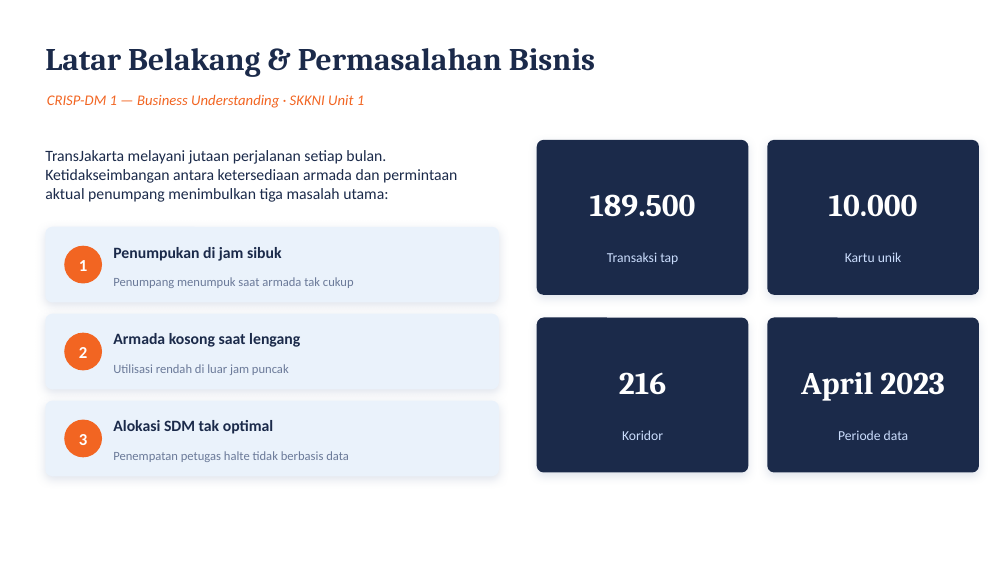
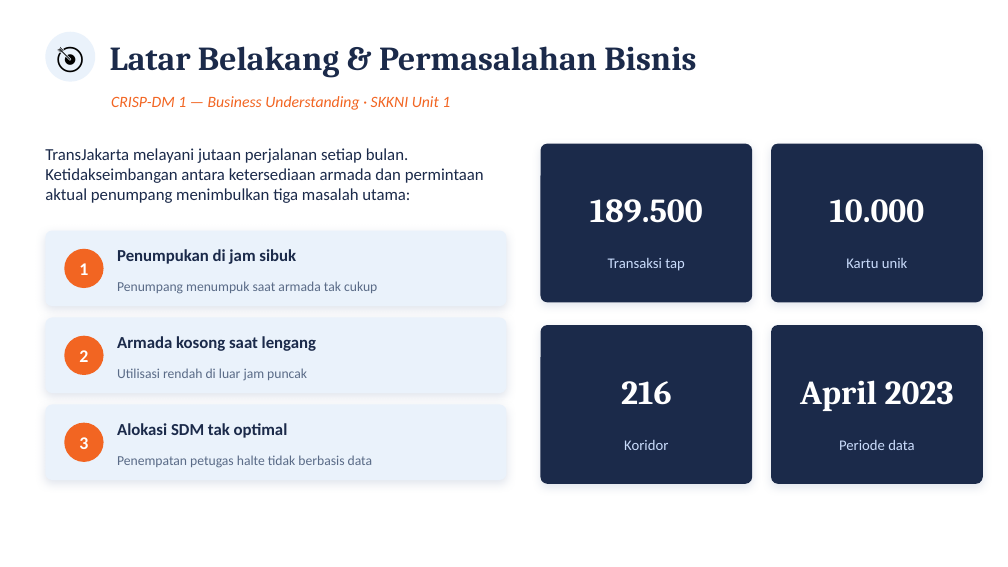
Before and after one commit to zonakerja/bnsp-dss-jul-26, a slide deck: slide 2 of ppt/TransJakarta_Demand_Prediction_BNSP.pptx. Drawn at 1008x567 pixels with LibreOffice and Linux fonts; fonts in the diff are those of the drawing. Boxes give left, top, right and bottom in pixels: in the first picture for what was removed or moved away, otherwise in the second. Text is boxed around its words. In the diff, an @@ line names an element or a change of style, - is before the commit and + after.

```diff
--- a/ppt/TransJakarta_Demand_Prediction_BNSP.pptx
+++ b/ppt/TransJakarta_Demand_Prediction_BNSP.pptx
@@ ellipse added at [45, 32, 95, 82], fill #EAF2FB @@
@@ text added at [45, 32, 95, 82], 26 pt, text #000000 @@
+🎯
@@ size 30 to 32 pt in 5 elements at [590, 199, 703, 223], [830, 199, 925, 223], [621, 381, 672, 405], [800, 380, 954, 411], [110, 46, 696, 78] @@
@@ text "Latar Belakang & Permasalahan Bisnis": place and size @@
-text "Latar Belakang & Permasalahan Bisnis" at [45, 48, 595, 77]
+text "Latar Belakang & Permasalahan Bisnis" at [110, 46, 696, 78]
@@ text "CRISP-DM 1 — Business Understanding ...": place and size @@
-text "CRISP-DM 1 — Business Understanding ..." at [47, 94, 364, 108]
+text "CRISP-DM 1 — Business Understanding ..." at [111, 96, 450, 110]
@@ text "CRISP-DM 1 — Business Understanding ..." at [111, 96, 450, 110]: size 14 to 15 pt @@
@@ size 15 to 16 pt in 4 elements at [117, 249, 296, 264], [117, 336, 316, 351], [117, 423, 288, 438], [45, 148, 484, 203] @@
@@ rounded rectangle: place and size @@
-rounded rectangle at [537, 140, 749, 295]
+rounded rectangle at [541, 144, 752, 302]
@@ rounded rectangle: place and size @@
-rounded rectangle at [768, 140, 979, 295]
+rounded rectangle at [771, 144, 983, 302]
@@ rounded rectangle: place and size @@
-rounded rectangle at [45, 227, 499, 302]
+rounded rectangle at [45, 231, 507, 306]
@@ rounded rectangle: place and size @@
-rounded rectangle at [45, 314, 499, 389]
+rounded rectangle at [45, 318, 507, 393]
@@ proportions changed in 4 elements at [541, 144, 752, 302], [771, 144, 983, 302], [771, 325, 983, 484], [541, 325, 752, 484] @@
@@ rounded rectangle: place and size @@
-rounded rectangle at [537, 318, 749, 473]
+rounded rectangle at [541, 325, 752, 484]
@@ rounded rectangle: place and size @@
-rounded rectangle at [768, 318, 979, 473]
+rounded rectangle at [771, 325, 983, 484]
@@ size 16 to 17 pt in 3 elements at [79, 437, 88, 449], [79, 263, 88, 275], [79, 350, 88, 362] @@
@@ 3 ellipses: place and size @@
-3 ellipses at [64, 246, 102, 457]
+3 ellipses at [64, 249, 104, 462]
@@ size 12 to 13 pt, text colour #6B7A99 to #5A6B87 in 3 elements at [117, 455, 373, 468], [117, 281, 377, 294], [117, 368, 307, 380] @@
@@ rounded rectangle: place and size @@
-rounded rectangle at [45, 401, 499, 476]
+rounded rectangle at [45, 405, 507, 480]
@@ size 13 to 14 pt in 4 elements at [608, 258, 685, 271], [846, 258, 907, 268], [624, 440, 668, 450], [839, 440, 914, 450] @@
@@ 4 texts: place and size @@
-4 texts at [619, 372, 945, 440]
+4 texts at [621, 380, 954, 450]
```
Also in this commit, not shown: 15 other slides changed, 1 slide added, 3 other files.
